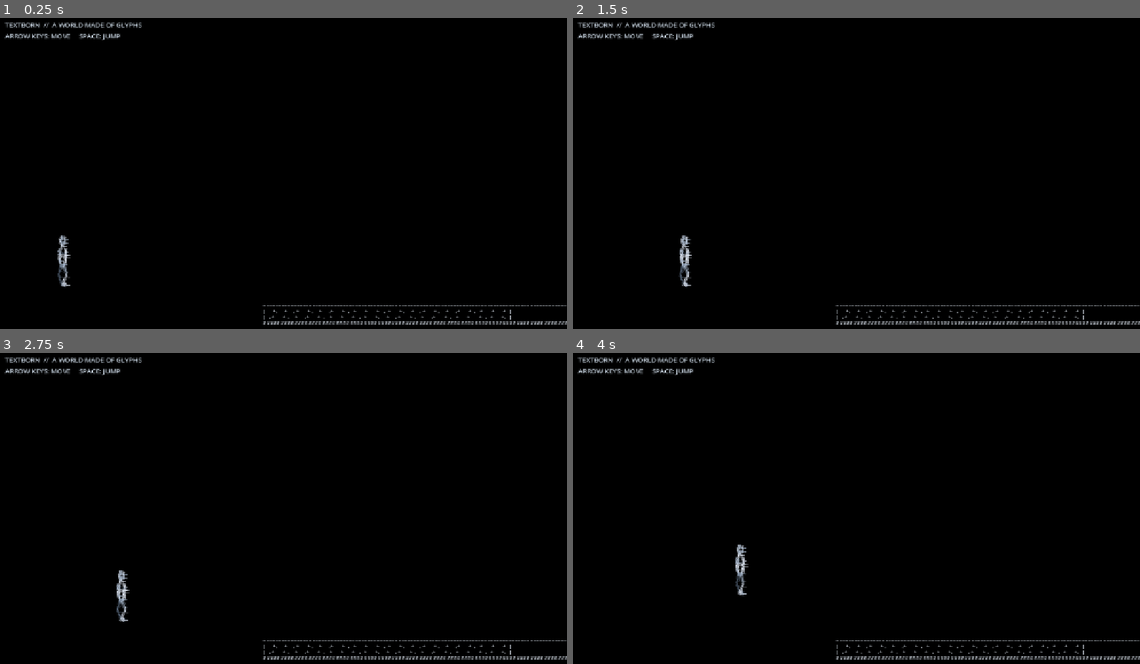
Above: before the commit, frames 1-4 (two rows, left to right).
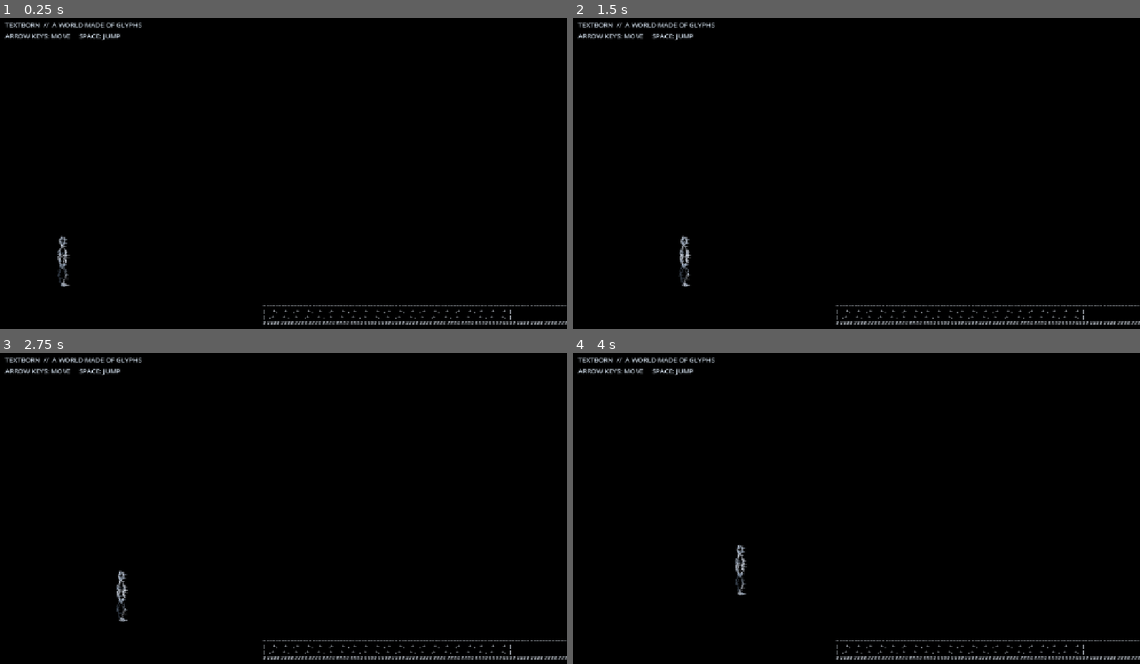
Above: after the commit, the same moments.

Repository: rifatsidik/textborn
Game: Godot game, scene res://scenes/main.tscn
Same seed, same stepped clock (60 frames per second), same inputs: the game is played once before the commit and once after it.
Inputs:
- Up to frame 1 (0.25 s): no input
- Up to frame 2 (1.5 s): tap Enter (ui_accept) at 0.5, 0.77 s; hold Right (ui_right) from 0.53 s (still down)
- Up to frame 3 (2.75 s): tap Enter (ui_accept) at 1.52 s; release Right (ui_right) at 2.03 s; hold Left (ui_left) from 2.03 s (still down)
- Up to frame 4 (4 s): release Left (ui_left) at 2.78 s; hold Right (ui_right) from 2.78 s (still down); tap Enter (ui_accept) at 3.02, 3.77 s

The runs differ from the first frame. In frame 1, 0.2% of the frame differs, in the area x 10-13%, y 69-87%; in frame 2, 0.2%; in frame 3, 0.2%, in the area x 20-23%, y 69-87%; in frame 4, 0.2%.

Commit message:
Reduce glyph clutter and clarify limb contours

Diff:
--- a/systems/glyph_renderer.gd
+++ b/systems/glyph_renderer.gd
@@ -3,7 +3,7 @@
 
 # Character is drawn only with font glyphs. Contours are deliberately clean and
 # anatomical; random-looking glyph noise is kept out of joints and face.
-const FONT_SIZE := 11
+const FONT_SIZE := 9
 const CONTOUR_GLYPHS: Array[String] = ["|", "/", "\\", "(", ")", "—", ".", ":"]
 const DETAIL_GLYPHS: Array[String] = [".", ":", "·", "|"]
 
@@ -47,11 +47,11 @@
         head + Vector2(-4.5, 2.0), head + Vector2(-3.2, 5.0),
         head + Vector2(0.0, 7.0), head + Vector2(3.2, 5.0),
         head + Vector2(4.5, 2.0)
-    ]), mid, 5, false, 3.2)
+    ]), mid, 5, false, 4.0)
     _path(PackedVector2Array([
         head + Vector2(-4.5, -3.5), head + Vector2(-2.0, -7.0),
         head + Vector2(1.5, -7.3), head + Vector2(4.6, -4.0)
-    ]), mid, 9, false, 3.0)
+    ]), mid, 9, false, 4.0)
     _glyph(head + Vector2(-2.4, 0.5), ".", mid, 11)
     _glyph(head + Vector2(1.5, 0.5), ".", mid, 12)
 
@@ -76,7 +76,7 @@
     _limb(le, lh, 2.7, ink, 37)
     _limb(rs, re, 3.5, ink, 41)
     _limb(re, rh, 2.7, ink, 43)
-    _path(PackedVector2Array([lh + Vector2(-1.0, -1.0), lh + Vector2(0.5, 2.0), lh + Vector2(1.5, 3.5)]), mid, 47, false, 2.8)
+    _path(PackedVector2Array([lh + Vector2(-1.0, -1.0), lh + Vector2(0.5, 2.0), lh + Vector2(1.5, 3.5)]), mid, 47, false, 3.8)
     _path(PackedVector2Array([rh + Vector2(-1.0, -1.0), rh + Vector2(0.5, 2.0), rh + Vector2(1.5, 3.5)]), ink, 49, false, 2.8)
 
     # Far leg first, then near leg. Matched widths and lengths avoid the
@@ -101,7 +101,7 @@
     if delta.length() < 0.1:
         return
     var normal := delta.normalized().orthogonal()
-    var count := maxi(4, int(delta.length() / 3.0))
+    var count := maxi(4, int(delta.length() / 4.0))
     for i in range(count + 1):
         var t := float(i) / float(count)
         var center := a.lerp(b, t)
@@ -111,8 +111,8 @@
         var glyph_b := CONTOUR_GLYPHS[posmod(seed + i + 3, CONTOUR_GLYPHS.size())]
         _glyph(center + offset, glyph_a, color, seed + i)
         _glyph(center - offset, glyph_b, color, seed + i + 3)
-        if i % 5 == 0 and t > 0.12 and t < 0.88:
-            _glyph(center, DETAIL_GLYPHS[posmod(seed + i, DETAIL_GLYPHS.size())], color.darkened(0.25), seed + i + 5)
+        if i % 7 == 0 and t > 0.18 and t < 0.82:
+            _glyph(center, DETAIL_GLYPHS[posmod(seed + i, DETAIL_GLYPHS.size())], color.darkened(0.12), seed + i + 5)
 
 func _foot(ankle: Vector2, color: Color, seed: int) -> void:
     _path(PackedVector2Array([
